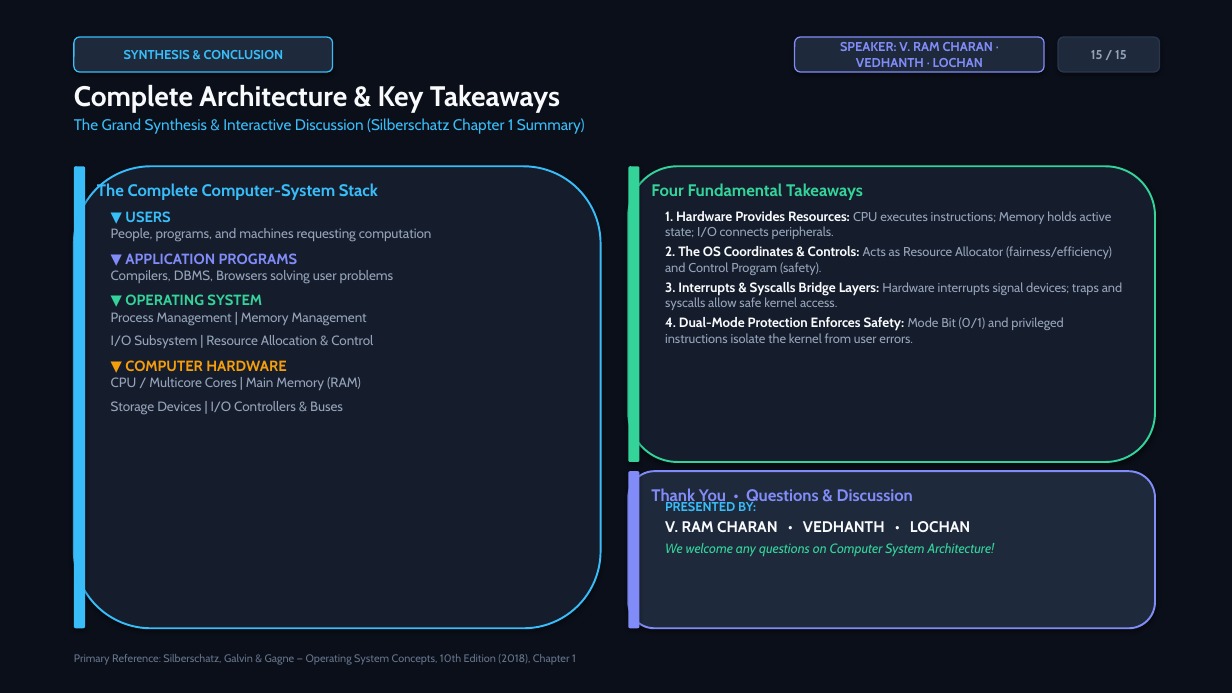
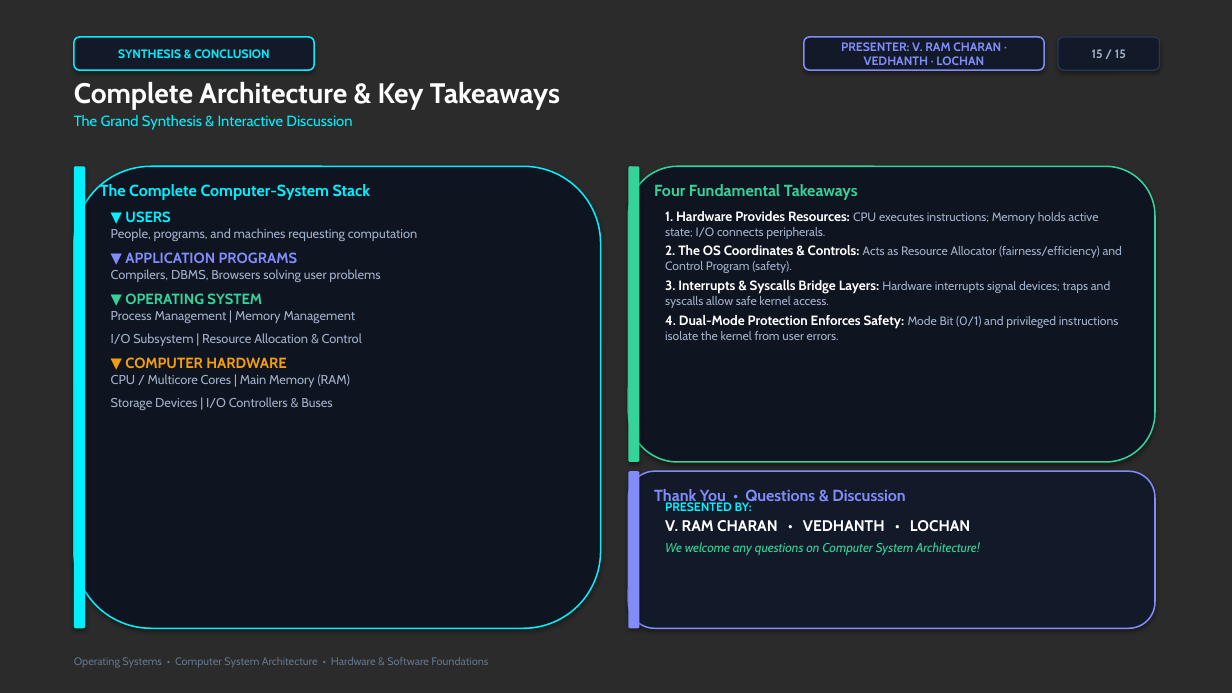
Before and after one commit to vangaramcharan2007-del/alfred, a slide deck: slide 15 of Computer_System_Architecture_OS.pptx. Drawn at 1232x693 pixels with LibreOffice and Linux fonts; fonts in the diff are those of the drawing; background and template pictures are left out; a plain dark background stands for a picture behind light text. Boxes give left, top, right and bottom in pixels: in the first picture for what was removed or moved away, otherwise in the second. Text is boxed around its words. In the diff, an @@ line names an element or a change of style, - is before the commit and + after.

Commit message:
feat(presentation): upgrade to high-production-value cinematic dark visual theme with 1080p hardware overlays

```diff
--- a/Computer_System_Architecture_OS.pptx
+++ b/Computer_System_Architecture_OS.pptx
@@ background #0B0F19 to picture (left out) @@
@@ rectangle removed at (0,0,1232,693) @@
@@ rounded rectangle "SYNTHESIS & CONCLUSION": place and size @@
-rounded rectangle "SYNTHESIS & CONCLUSION" at (74,37,333,72)
+rounded rectangle "SYNTHESIS & CONCLUSION" at (74,37,314,70)
@@ rounded rectangle "SYNTHESIS & CONCLUSION" at (74,37,314,70): size 10 to 9.5 pt, text colour #38BDF8 to #00F0FF; fill #1E293B to #121A2A; outline #38BDF8 1 pt to #00F0FF 1.2 pt @@
@@ rounded rectangle "PRESENTER: V. RAM CHARAN · ...": place and size @@
-rounded rectangle "PRESENTER: V. RAM CHARAN · ..." at (795,37,1044,72)
+rounded rectangle "PRESENTER: V. RAM CHARAN · ..." at (804,37,1044,70)
@@ rounded rectangle "PRESENTER: V. RAM CHARAN · ..." at (804,37,1044,70): fill #1E293B to #121A2A; outline #818CF8 1 pt to #818CF8 1.2 pt @@
@@ text in rounded rectangle at (841,42,1001,65): text changed; size 10 to 9.5 pt @@
-SPEAKER: V. RAM CHARAN · VEDHANTH · LOCHAN
+PRESENTER: V. RAM CHARAN · VEDHANTH · LOCHAN
@@ rounded rectangle "15 / 15" at (1058,37,1160,70): size 10 to 9.5 pt, text colour #94A3B8 to #A0AFC8; fill #1E293B to #121A2A; outline #2A364F 1 pt to #283855 1 pt @@
@@ text at (74,82,560,110): text colour #F8FAFC to #FFFFFF in "Complete Architecture & Key Takeaways" @@
@@ text at (74,115,352,130): text changed; size 12 to 11.5 pt; text colour #38BDF8 to #00F0FF @@
-The Grand Synthesis & Interactive Discussion (Silberschatz Chapter 1 Summary)
+The Grand Synthesis & Interactive Discussion
@@ rounded rectangle at (74,166,601,628): fill #151C2C to #0E1420; outline #38BDF8 1.5 pt to #00F0FF 1.2 pt @@
@@ rounded rectangle at (74,166,85,628): fill #38BDF8 to #00F0FF @@
@@ rounded rectangle at (628,166,1155,462): fill #151C2C to #0E1420; outline #34D399 1.5 pt to #34D399 1.2 pt @@
@@ text "The Complete Computer-System Stack" at (100,182,371,200): size 13 to 12.5 pt, text colour #38BDF8 to #00F0FF @@
@@ text "▼ USERS People, programs, and ..." at (111,211,417,410): size 10.5 to 10 pt, text colour #94A3B8 to #A0AFC8 in "People, programs, and machines requesting computation", "Compilers, DBMS, Browsers solving user problems", "Process Management | Memory Management I/O Subsystem ...", "CPU / Multicore Cores | Main Memory ..."; text colour #38BDF8 to #00F0FF in "▼ USERS" @@
@@ text "Four Fundamental Takeaways" at (654,184,858,200): size 13 to 12.5 pt @@
@@ text "1. Hardware Provides Resources: CPU ..." at (665,211,1122,340): size 10 to 9.5 pt, text colour #94A3B8 to #A0AFC8 in "CPU executes instructions; Memory holds active state; ...", "Acts as Resource Allocator (fairness/efficiency) and Control ...", "Hardware interrupts signal devices; traps and syscalls ...", "Mode Bit (0/1) and privileged instructions isolate ..."; text colour #F8FAFC to #FFFFFF in "1. Hardware Provides Resources:", "2. The OS Coordinates & Controls:", "3. Interrupts & Syscalls Bridge Layers:", "4. Dual-Mode Protection Enforces Safety:" @@
@@ rounded rectangle at (628,471,1155,628): fill #1E293B to #121A2A; outline #818CF8 1.5 pt to #818CF8 1.2 pt @@
@@ text "Thank You • Questions & ..." at (654,489,905,505): size 13 to 12.5 pt @@
@@ text "PRESENTED BY:" at (665,500,980,555): size 10 to 9.5 pt, text colour #38BDF8 to #00F0FF in "PRESENTED BY:"; text colour #F8FAFC to #FFFFFF in "V. RAM CHARAN • VEDHANTH • LOCHAN"; size 10.5 to 10 pt in "We welcome any questions on Computer System ..." @@
@@ text at (74,657,488,668): text changed @@
-Primary Reference: Silberschatz, Galvin & Gagne — Operating System Concepts, 10th Edition (2018), Chapter 1
+Operating Systems • Computer System Architecture • Hardware & Software Foundations
```
Also in this commit, not shown: 14 other slides changed, 19 other files.
